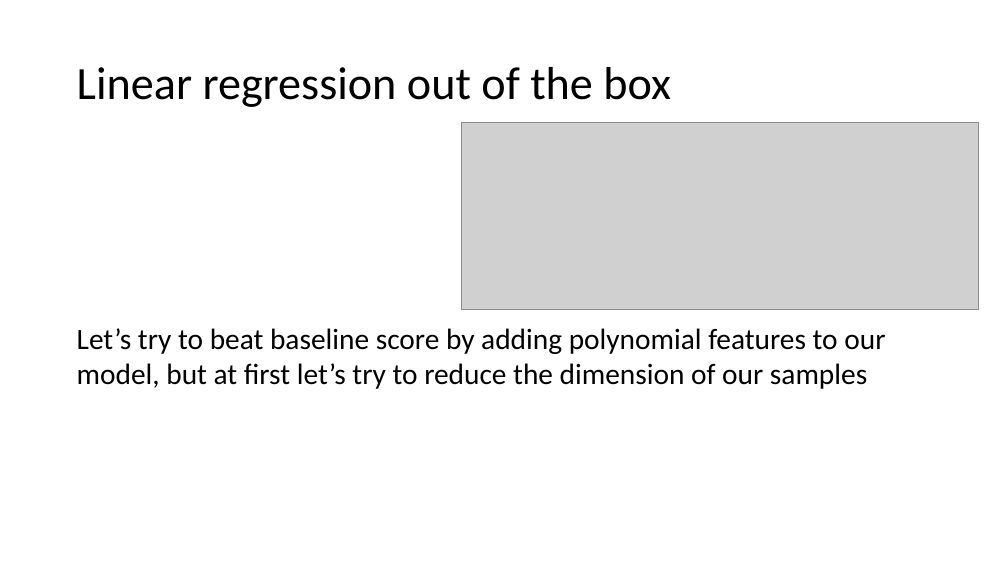
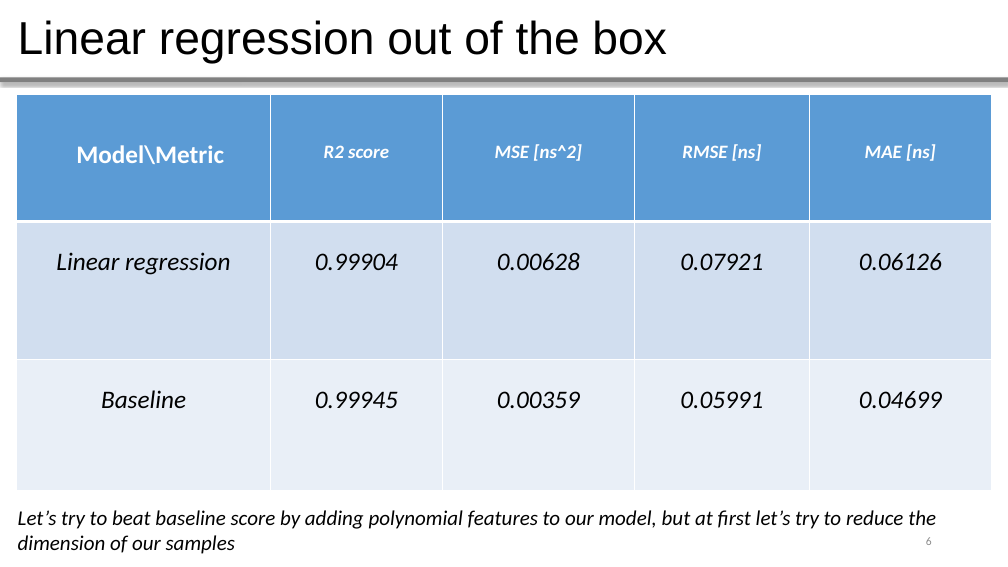
Before and after one commit to whiteRa2bit/cern_summer_project, a slide deck: slide 6 of Evaluating ECAL timing properties using test beam data.pptx. Drawn at 1008x567 pixels with LibreOffice and Linux fonts; fonts in the diff are those of the drawing; grey boxes stand for pictures. Boxes give left, top, right and bottom in pixels: in the first picture for what was removed or moved away, otherwise in the second. Text is boxed around its words. In the diff, an @@ line names an element or a change of style, - is before the commit and + after.

```diff
--- a/Evaluating ECAL timing properties using test beam data.pptx
+++ b/Evaluating ECAL timing properties using test beam data.pptx
@@ text "Linear regression out of the ...": place and size @@
-text "Linear regression out of the ..." at <box>77,67,671,107</box>
+text "Linear regression out of the ..." at <box>18,20,666,64</box>
@@ text "Linear regression out of the ..." at <box>18,20,666,64</box>: font Calibri to Arial @@
@@ line added from (0, 79) to (1008, 79), #808080 4.51 pt @@
@@ table added at <box>17,94,992,490</box>, 3 rows, 5 columns @@
+Model\Metric | R2 score | MSE [ns^2] | RMSE [ns] | MAE [ns]
+Linear regression | 0.99904 | 0.00628 | 0.07921 | 0.06126
+Baseline | 0.99945 | 0.00359 | 0.05991 | 0.04699
@@ picture removed at <box>461,123,979,310</box> @@
@@ text "Let’s try to beat baseline ...": place and size @@
-text "Let’s try to beat baseline ..." at <box>77,328,885,389</box>
+text "Let’s try to beat baseline ..." at <box>18,510,936,554</box>
@@ text "Let’s try to beat baseline ..." at <box>18,510,936,554</box>: size 28 to 20 pt, italic on @@
@@ page number added at <box>926,537,932,545</box>, 11 pt, text #8B8B8B @@
+6
```
Also in this commit, not shown: 16 other slides changed, 6 slides added, 6 slides removed, 31 other files.
